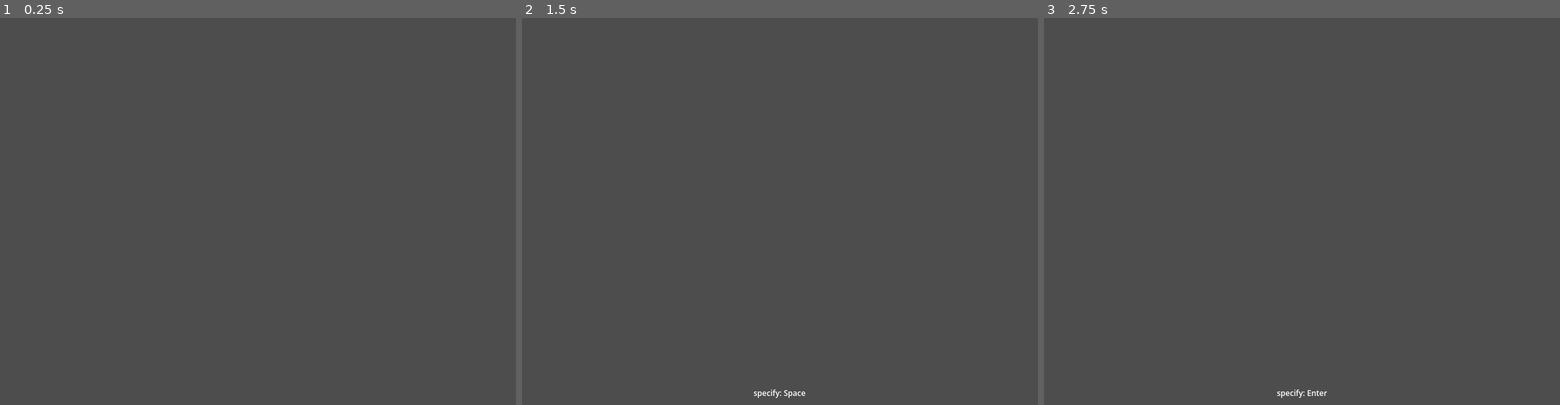
Above: before the commit, frames 1-3 (left to right).
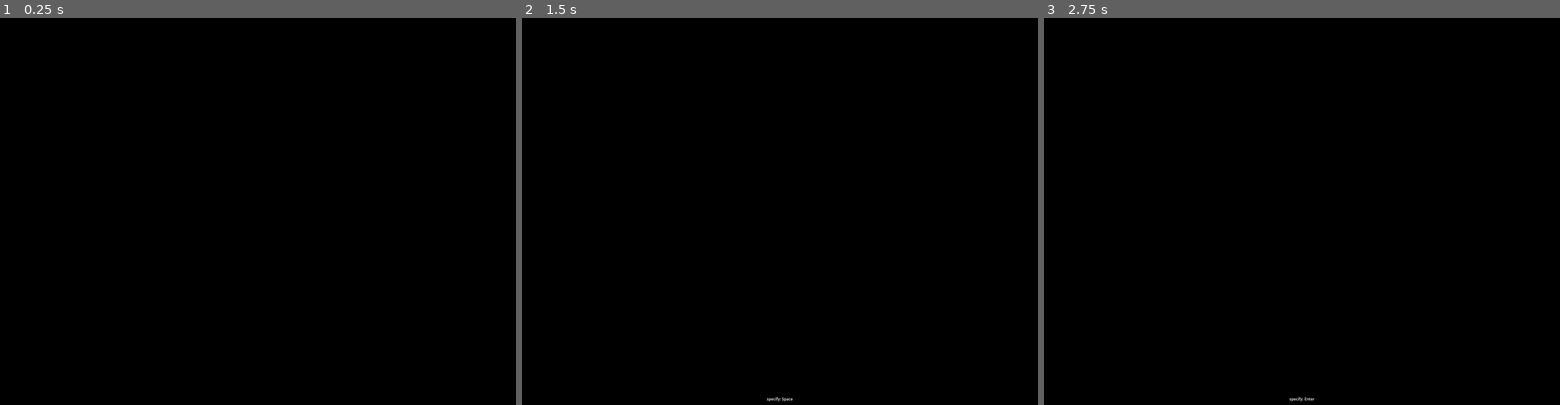
Above: after the commit, the same moments.

Repository: toteki/ngn
Game: Godot game, scene res://Canon/root.tscn
The game is run twice, just before and just after one commit, with the same random seed, the same clock (stepped at 60 frames per second) and the same inputs.
Inputs:
- Up to frame 1 (0.25 s): no input
- Up to frame 2 (1.5 s): tap Enter at 0.5 s; tap Space at 1.25 s
- Up to frame 3 (2.75 s): tap Enter at 2 s

The runs differ from the first frame. In frame 1, 100% of the frame differs, in the area x 0-100%, y 0-100%; in frame 2, 100%; in frame 3, 100%.

Commit message:
BG and resolution

Diff:
--- a/Canon/root.tscn
+++ b/Canon/root.tscn
@@ -1,8 +1,8 @@
-[gd_scene load_steps=2 format=3 uid="uid://bhytroqmm7xle"]
+[gd_scene format=3 uid="uid://bhytroqmm7xle"]
 
 [ext_resource type="PackedScene" uid="uid://823kvmei05g8" path="res://Canon/Formal/jabberwocky.tscn" id="1_664rj"]
 
-[node name="Root" type="Control"]
+[node name="Root" type="Control" unique_id=2011545999]
 layout_mode = 3
 anchors_preset = 15
 anchor_right = 1.0
@@ -10,5 +10,25 @@
 grow_horizontal = 2
 grow_vertical = 2
 
-[node name="Jabberwocky" parent="." instance=ExtResource("1_664rj")]
+[node name="Overflow" type="ColorRect" parent="." unique_id=1634612914]
 layout_mode = 1
+anchors_preset = -1
+anchor_right = 1.0
+anchor_bottom = 1.0
+offset_left = -50.0
+offset_top = -50.0
+offset_right = 50.0
+offset_bottom = 50.0
+color = Color(0, 0, 1, 1)
+
+[node name="BG" type="ColorRect" parent="." unique_id=202393864]
+layout_mode = 1
+anchors_preset = 15
+anchor_right = 1.0
+anchor_bottom = 1.0
+grow_horizontal = 2
+grow_vertical = 2
+color = Color(0, 0, 0, 1)
+
+[node name="Jabberwocky" parent="." unique_id=698131259 instance=ExtResource("1_664rj")]
+layout_mode = 1
--- a/project.godot
+++ b/project.godot
@@ -8,11 +8,15 @@
 
 config_version=5
 
+[animation]
+
+compatibility/default_parent_skeleton_in_mesh_instance_3d=true
+
 [application]
 
 config/name="ngn"
 run/main_scene="uid://bhytroqmm7xle"
-config/features=PackedStringArray("4.5", "GL Compatibility")
+config/features=PackedStringArray("4.6", "GL Compatibility")
 config/icon="res://Scrap/icon.svg"
 
 [autoload]
@@ -33,8 +37,8 @@
 
 [display]
 
-window/size/viewport_width=800
-window/size/viewport_height=600
+window/size/viewport_width=1600
+window/size/viewport_height=1200
 
 [rendering]
 
